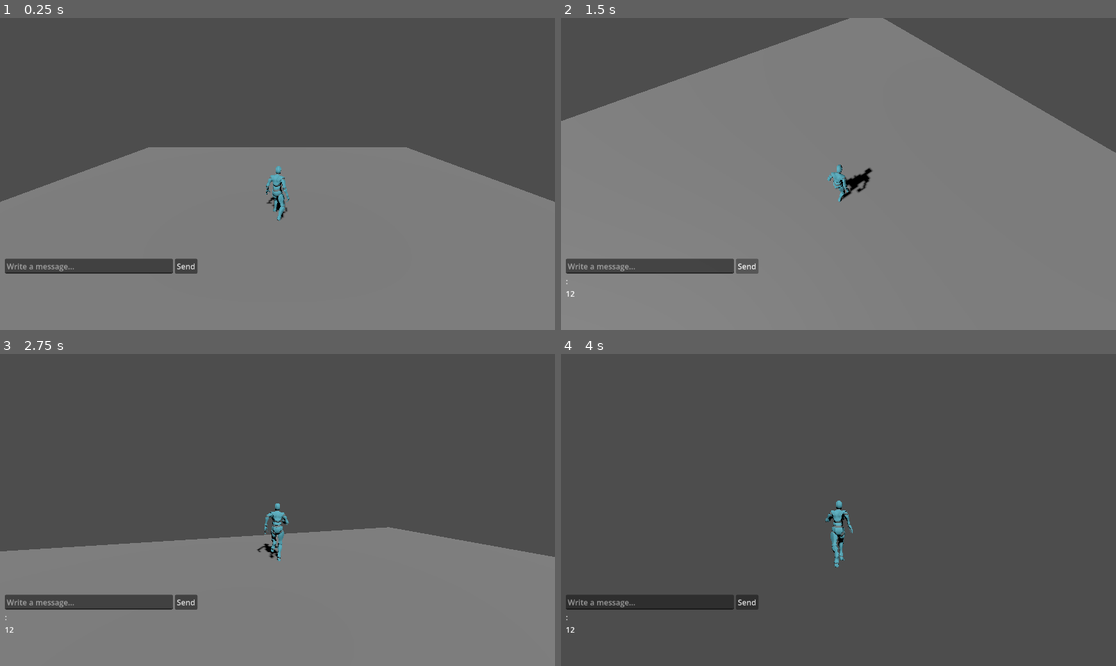
Above: before the commit, frames 1-4 (two rows, left to right).
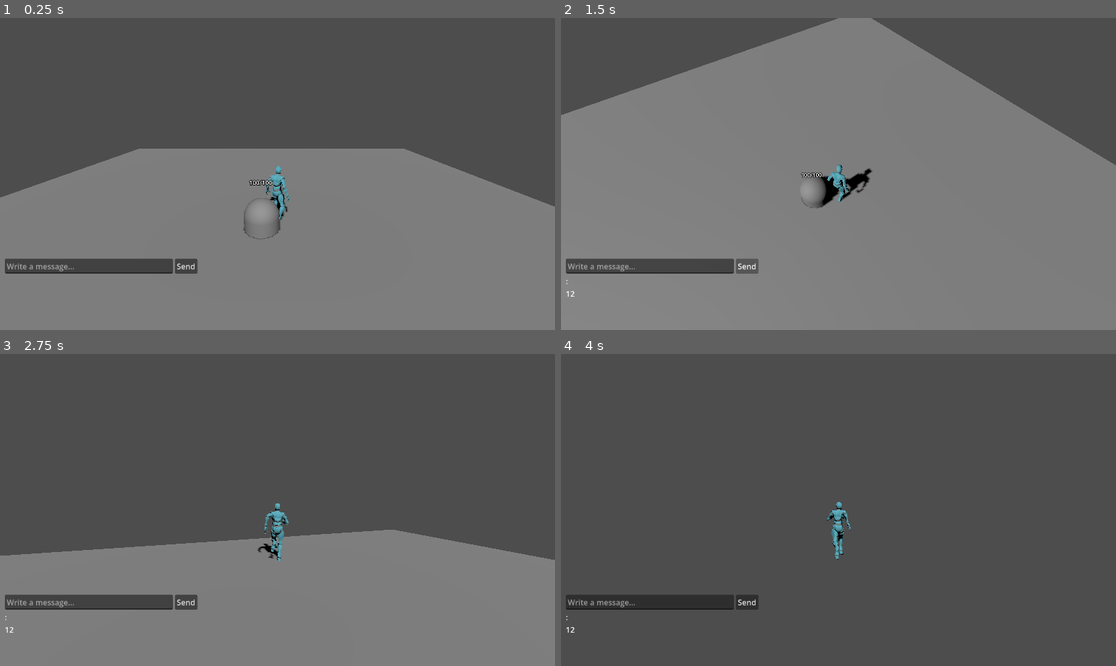
Above: after the commit, the same moments.

Repository: blancojuancruz/mmo-prototype
Game: Godot game, scene res://scenes/world.tscn
Same seed, same stepped clock (60 frames per second), same inputs: the game is played once before the commit and once after it. This scene is started directly instead of the project's main scene.
Inputs (mouse positions are in pixels of both pictures, inside the frame that each line leads up to):
- Up to frame 1 (0.25 s): no input
- Up to frame 2 (1.5 s): click (649, 267) at 0.52 s; type "12" at 0.6 s; click "Send" at 1.25 s
- Up to frame 3 (2.75 s): tap Enter at 2 s; move the mouse to (305, 510) at 2.02 s; hold W (move_forward) from 2.03 s (still down); hold Shift (run) from 2.03 s (still down)
- Up to frame 4 (4 s): keep holding W (move_forward); move the mouse to (810, 510) at 2.77 s; release Shift (run) at 2.78 s; tap Enter at 2.85 s; move the mouse to (849, 503) at 3.52 s; hold Shift (run) from 3.53 s (still down)

The runs differ from the first frame. In frame 1, 1.0% of the frame differs, in the area x 0-100%, y 41-71%; in frame 2, 2.6%, in the area x 0-100%, y 0-62%; in frame 3, 1.0%; in frame 4, 0.3%.

Commit message:
Npc in world: NpcStance in server + Node in godot

Diff:
--- a/client/scenes/login_screen.gd
+++ b/client/scenes/login_screen.gd
@@ -40,10 +40,10 @@
 
 	var headers = ["Content-Type: application/json"]
 	var body = JSON.stringify({"email": email, "password": password})
+	print("Body:", body)
 	http.request(SERVER + "/auth/login", headers, HTTPClient.METHOD_POST, body)
 
 func _register(email: String, password: String):
-	print("Registering - email:'", email, "' password:'", password, "'")
 	var http = HTTPRequest.new()
 	add_child(http)
 	http.request_completed.connect(_on_register_response.bind(http))
@@ -53,6 +53,7 @@
 	http.request(SERVER + "/auth/register", headers, HTTPClient.METHOD_POST, body)
 
 func _on_login_response(_result, response_code, _headers, body, http):
+	print("Result:", response_code)
 	http.queue_free()
 	var text = body.get_string_from_utf8()
 	var data = JSON.parse_string(text)
@@ -66,7 +67,7 @@
 			status_label.text = "✅ Logged in — No character found"
 			GameData.account_id = int(data["account_id"])
 			get_tree().change_scene_to_file("res://scenes/character_creation.tscn")
-			# TODO: pantalla de creación de personaje
+			# TODO: Player Creation Screen
 		else:
 			status_label.text = "✅ Welcome " + data["player_name"] + "!"
 			GameData.player_name = data["player_name"]
--- /dev/null
+++ b/client/scenes/npc.gd
@@ -0,0 +1,18 @@
+extends StaticBody3D
+
+@onready var health_label = $HealthLabel
+
+var npc_id: int = 0
+var npc_state = "idle"
+var current_life: int = 0
+var max_life: int = 0
+
+func update_health(new_life: int):
+	current_life = new_life
+	health_label.text = str(current_life) + "/" + str(max_life)
+
+func take_damage(damage):
+	var new_life = current_life - damage
+	update_health(new_life)
+	if current_life <= 0:
+		npc_state = "dead"
--- /dev/null
+++ b/client/scenes/npc.tscn
@@ -0,0 +1,21 @@
+[gd_scene format=3 uid="uid://cc38f17dpbst"]
+
+[ext_resource type="Script" uid="uid://d0o6efu5n0w8b" path="res://scenes/npc.gd" id="1_nh2m4"]
+
+[sub_resource type="CapsuleMesh" id="CapsuleMesh_nh2m4"]
+
+[sub_resource type="CapsuleShape3D" id="CapsuleShape3D_abqhh"]
+
+[node name="Npc" type="StaticBody3D" unique_id=690154006]
+script = ExtResource("1_nh2m4")
+
+[node name="MeshInstance3D" type="MeshInstance3D" parent="." unique_id=1847320934]
+mesh = SubResource("CapsuleMesh_nh2m4")
+
+[node name="CollisionShape3D" type="CollisionShape3D" parent="." unique_id=1159661692]
+shape = SubResource("CapsuleShape3D_abqhh")
+
+[node name="HealthLabel" type="Label3D" parent="." unique_id=1097596272]
+transform = Transform3D(1, 0, 0, 0, 1, 0, 0, 0, 1, 0, 1.5, 0)
+billboard = 1
+text = "100/100"
--- a/client/scenes/player.gd
+++ b/client/scenes/player.gd
@@ -114,6 +114,7 @@
 	socket.send_text(JSON.stringify(data))
 
 func _receive_messages():
+	var world = get_parent()
 	while socket.get_available_packet_count() > 0:
 		var packet = socket.get_packet()
 		var text = packet.get_string_from_utf8()
@@ -122,6 +123,8 @@
 			return
 		var msg_id = data.get("id", "")
 		var msg_type = data.get("type", "")
+		if msg_type == "npc_spawn":
+			world.spawn_npc(data)
 		if msg_id == player_id:
 			return
 		if msg_type == "move":
@@ -129,7 +132,6 @@
 		elif msg_type == "disconnect":
 			_handle_remote_disconnect(msg_id)
 		elif msg_type == "chat":
-			var world = get_parent()
 			world.add_chat_message(msg_id, data.get("message", ""))
 
 func _handle_remote_move(data: Dictionary):
--- a/client/scenes/world.gd
+++ b/client/scenes/world.gd
@@ -2,6 +2,9 @@
 
 @onready var chat_messages = $ChatUI/VBoxContainer/ScrollContainer/ChatMessages
 @onready var chat_input = $ChatUI/VBoxContainer/HBoxContainer/ChatInput
+
+var remote_npcs = {}
+var remote_npc_scene = preload("res://scenes/npc.tscn")
 
 func _ready():
 	chat_input.gui_input.connect(_on_chat_input)
@@ -32,3 +35,12 @@
 	await get_tree().process_frame
 	var scroll = $ChatUI/VBoxContainer/ScrollContainer
 	scroll.scroll_vertical = scroll.get_v_scroll_bar().max_value
+
+func spawn_npc(data):
+	var remote = remote_npc_scene.instantiate()
+	remote.position = Vector3(data["x"], 1.0, data["z"])
+	remote.npc_id = data["id"]
+	remote.max_life = data["max_life"]
+	remote.current_life = data["current_life"]
+	remote_npcs[data["id"]] = remote
+	add_child(remote)
--- a/client/scenes/world.tscn
+++ b/client/scenes/world.tscn
@@ -2,6 +2,7 @@
 
 [ext_resource type="PackedScene" uid="uid://b1q3hh1i8m63k" path="res://scenes/player.tscn" id="1_nnsk1"]
 [ext_resource type="Script" uid="uid://d3dcy2nolr5t4" path="res://scenes/world.gd" id="1_rwgxs"]
+[ext_resource type="PackedScene" uid="uid://cc38f17dpbst" path="res://scenes/npc.tscn" id="3_4wyf3"]
 
 [sub_resource type="BoxMesh" id="BoxMesh_e5uuo"]
 size = Vector3(20, 0.2, 20)
@@ -59,4 +60,6 @@
 [node name="ChatMessages" type="VBoxContainer" parent="ChatUI/VBoxContainer/ScrollContainer" unique_id=254630287]
 layout_mode = 2
 
+[node name="Npc" parent="." unique_id=690154006 instance=ExtResource("3_4wyf3")]
+
 [connection signal="pressed" from="ChatUI/VBoxContainer/HBoxContainer/SendButton" to="." method="_on_send_button_pressed"]
Not shown, added: client/scenes/npc.gd.uid
Not shown, changed: README.md
Not shown, changed: server/cmd/server/main.go
Not shown, changed: server/internal/db/account.go
Not shown, changed: server/internal/db/character.go
Not shown, changed: server/internal/db/migration.go
Not shown, added: server/internal/db/npc.go
Not shown, added: server/internal/db/npc_spawn.go
Not shown, changed: server/internal/db/postgres.go
Not shown, added: server/internal/game/game_state.go
Not shown, added: server/internal/game/npc.go
Not shown, changed: server/internal/game/player.go
(and 2 more such lines)
